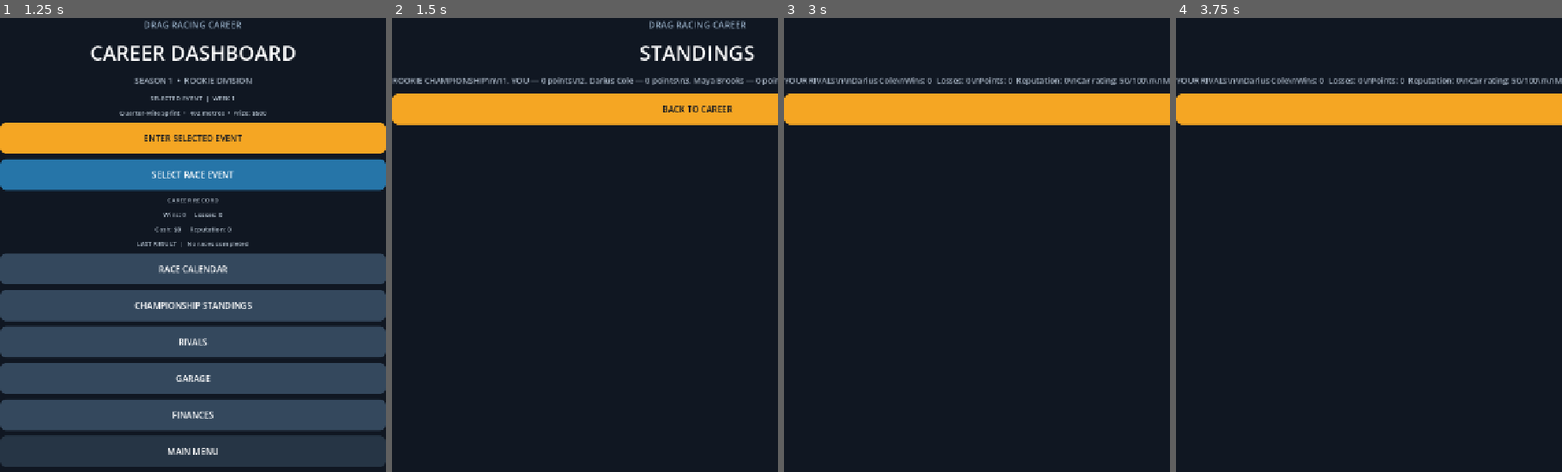
Above: before the commit, frames 1-4 (left to right).
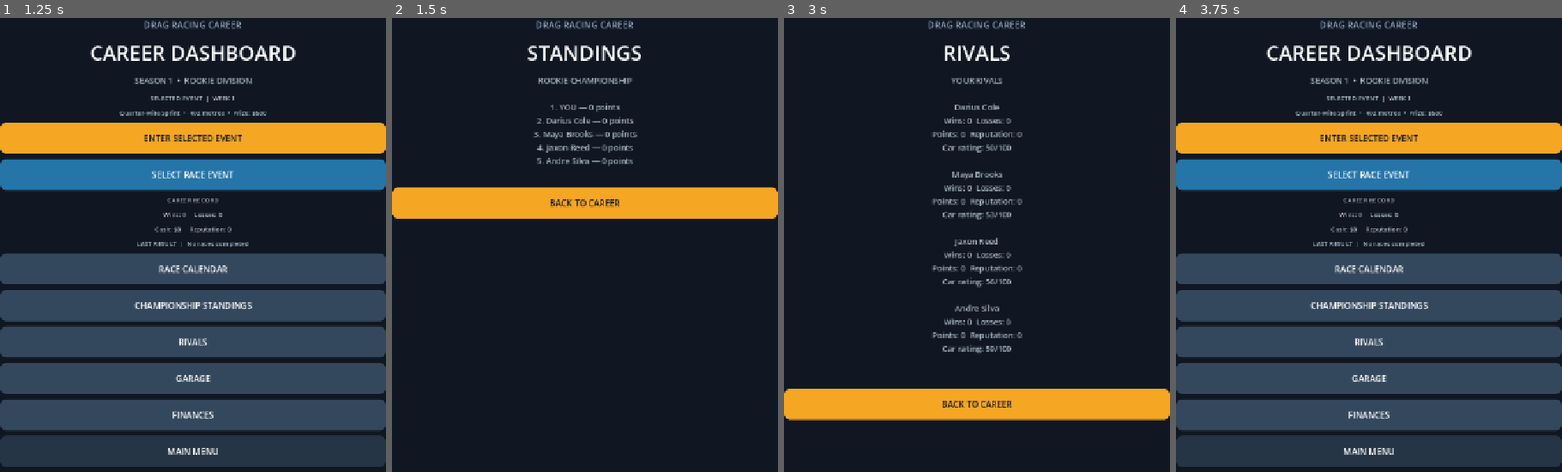
Above: after the commit, the same moments.

Repository: gleeshyyy/-Drag-Racing-Career
Game: Godot game, scene res://main.tscn
Two runs of this game, one before a commit and one after it. Both use one fixed random seed, a clock stepped at 60 frames per second and the inputs below.
Inputs (mouse positions are in pixels of both pictures, inside the frame that each line leads up to):
- Up to frame 1 (1.25 s): click "CAREER MODE" at 0.5 s
- Up to frame 2 (1.5 s): click "CHAMPIONSHIP STANDINGS" at 1.25 s
- Up to frame 3 (3 s): click "BACK TO CAREER" at 2 s; click "RIVALS" at 2.75 s
- Up to frame 4 (3.75 s): click (1369, 403) at 3.5 s, where only the run after the commit has a clickable "BACK TO CAREER"

Frame 1 is identical in both runs. In frame 2, 17% of the frame differs, in the area x 0-100%, y 0-45%; in frame 3, 18%; in frame 4, 63%, in the area x 0-100%, y 0-99%.

Commit message:
Fix rival career screen line breaks

Diff:
--- a/main.gd
+++ b/main.gd
@@ -588,16 +588,16 @@
 		var record: Dictionary = rival_records.get(name, {})
 		rows.append({"name": name, "points": int(record.get("points", 0))})
 	rows.sort_custom(func(a: Dictionary, b: Dictionary) -> bool: return int(a["points"]) > int(b["points"]))
-	var body := "ROOKIE CHAMPIONSHIP\\n\\n"
+	var body := "ROOKIE CHAMPIONSHIP\n\n"
 	for index in range(rows.size()):
-		body += "%d. %s — %d points\\n" % [index + 1, str(rows[index]["name"]), int(rows[index]["points"])]
+		body += "%d. %s — %d points\n" % [index + 1, str(rows[index]["name"]), int(rows[index]["points"])]
 	_show_subpage("STANDINGS", body, "BACK TO CAREER")
 
 func _show_rivals() -> void:
-	var body := "YOUR RIVALS\\n\\n"
+	var body := "YOUR RIVALS\n\n"
 	for name in rival_names:
 		var record: Dictionary = rival_records.get(name, {})
-		body += "%s\\nWins: %d  Losses: %d\\nPoints: %d  Reputation: %d\\nCar rating: %d/100\\n\\n" % [name, int(record.get("wins", 0)), int(record.get("losses", 0)), int(record.get("points", 0)), int(record.get("reputation", 0)), int(record.get("rating", 50))]
+		body += "%s\nWins: %d  Losses: %d\nPoints: %d  Reputation: %d\nCar rating: %d/100\n\n" % [name, int(record.get("wins", 0)), int(record.get("losses", 0)), int(record.get("points", 0)), int(record.get("reputation", 0)), int(record.get("rating", 50))]
 	_show_subpage("RIVALS", body, "BACK TO CAREER")
 
 func _ensure_rival_records() -> void:
